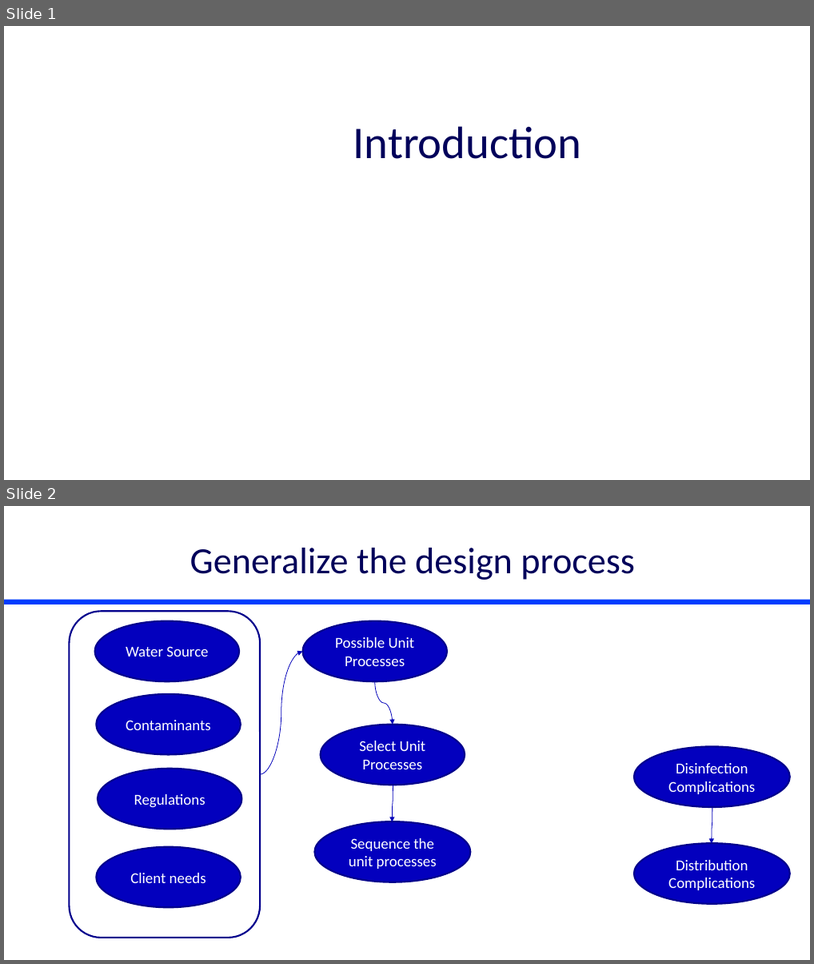
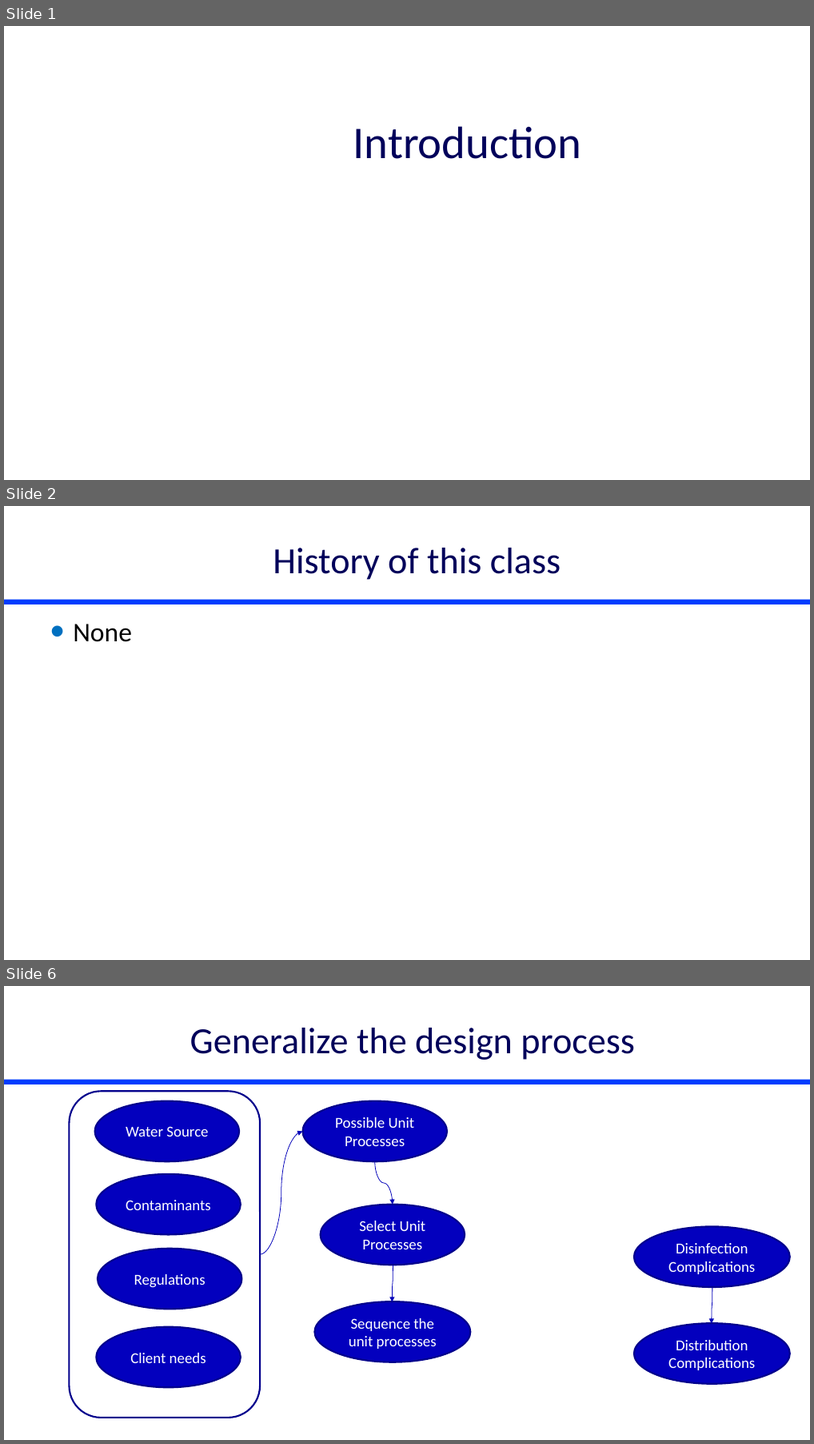
Before and after one commit to monroews/CEE4590, a slide deck: Lectures/Introduction.pptx. Shown one above the other, each under a label of ours: slides 1 and 2 before the commit, slides 1, 2 and 6 after it; the slides between them are not shown. The pictures are 814x964 and 814x1444 pixels, drawn with LibreOffice and Linux fonts; fonts in the diff are those of the drawing. Boxes give left, top, right and bottom in pixels: in the first picture for what was removed or moved away, otherwise in the second. Text is boxed around its words. In the diff, an @@ line names an element or a change of style, - is before the commit and + after.

```diff
--- a/Lectures/Introduction.pptx
+++ b/Lectures/Introduction.pptx
@@ slide 2 added at [4, 506, 810, 960], background #FFFFFF; not listed: 1 template element that a slide beside it also shows @@
@@ title added at [273, 548, 561, 580], 44 pt, text #00005A @@
+History of this class
@@ text added at [73, 624, 132, 642], 32 pt, text #000000 @@
+• None
@@ what was slide 2 is now slide 6 @@
```
Also in this commit, not shown: 3 other slides added, 4 other files.
